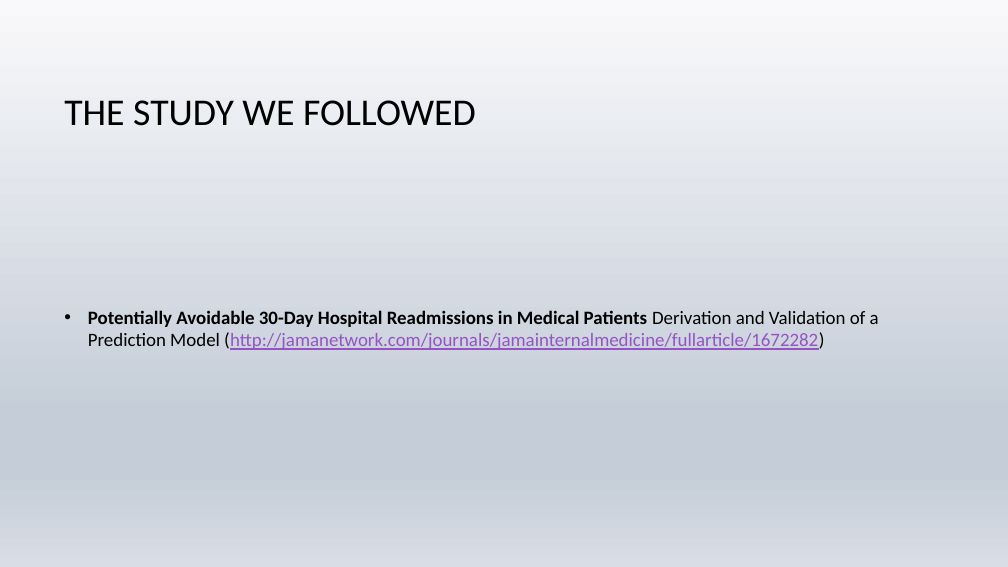
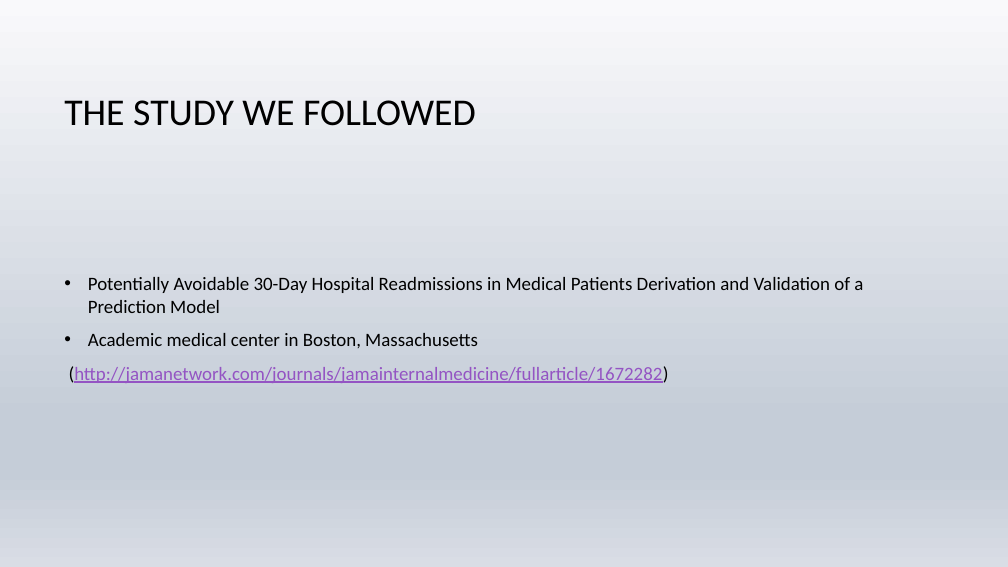
Before and after one commit to tanzirhasan/Readmission, a slide deck: slide 2 of 30_day_readmission.pptx. Drawn at 1008x567 pixels with LibreOffice and Linux fonts; fonts in the diff are those of the drawing; background and template pictures are left out. Boxes give left, top, right and bottom in pixels: in the first picture for what was removed or moved away, otherwise in the second. Text is boxed around its words. In the diff, an @@ line names an element or a change of style, - is before the commit and + after.

```diff
--- a/30_day_readmission.pptx
+++ b/30_day_readmission.pptx
@@ text at bbox=[69, 277, 863, 383]: text changed @@
-• Potentially Avoidable 30-Day Hospital Readmissions in Medical Patients Derivation and Validation of a Prediction Model (http://jamanetwork.com/journals/jamainternalmedicine/fullarticle/1672282)
+• Potentially Avoidable 30-Day Hospital Readmissions in Medical Patients Derivation and Validation of a Prediction Model
+• Academic medical center in Boston, Massachusetts
+(http://jamanetwork.com/journals/jamainternalmedicine/fullarticle/1672282)
```
Also in this commit, not shown: 3 other slides changed, 6 slides added.
